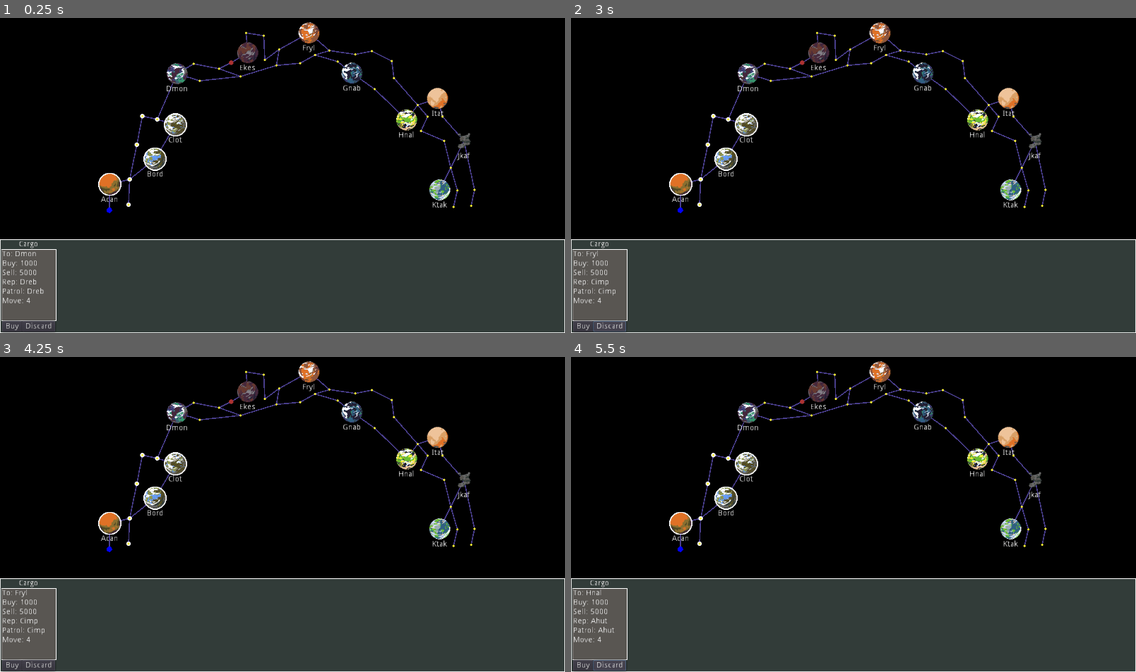
Above: before the commit, frames 1-4 (two rows, left to right).
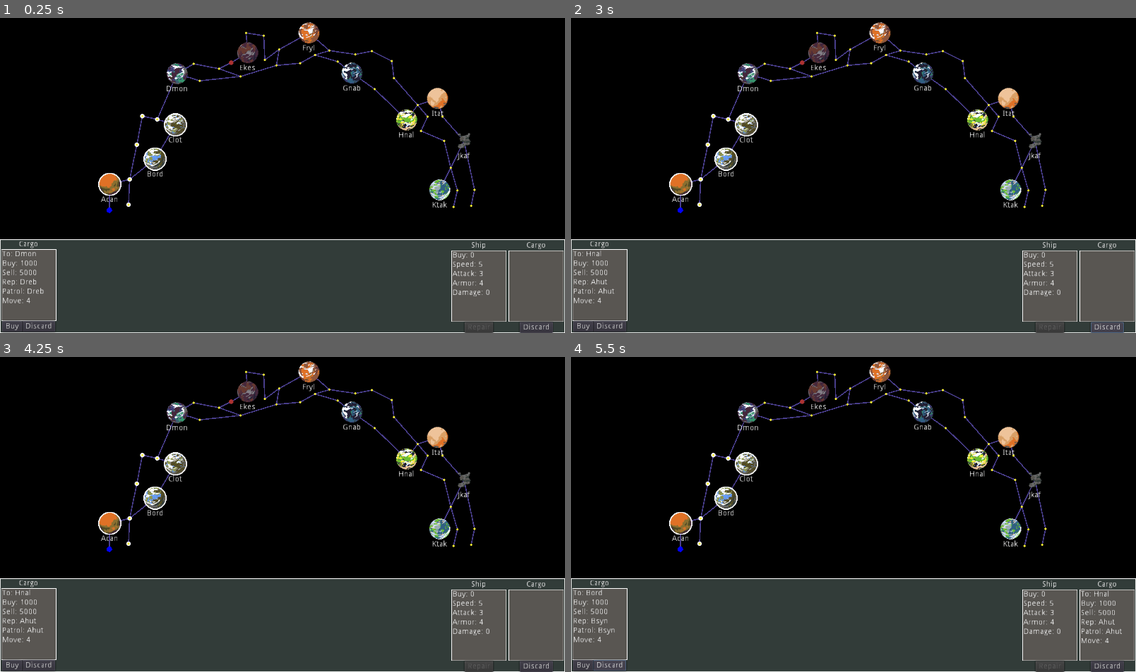
Above: after the commit, the same moments.

Repository: kosinaz/20-parsecs
Game: Godot game, scene res://scenes/ingame.tscn
The game is run twice, just before and just after one commit, with the same random seed, the same clock (stepped at 60 frames per second) and the same inputs.
Inputs (mouse positions are in pixels of both pictures, inside the frame that each line leads up to):
- Up to frame 1 (0.25 s): no input
- Up to frame 2 (3 s): click (678, 210) at 0.52 s; click "Buy" at 1.25 s; click "Discard" at 2 s; click "Discard" at 2.75 s
- Up to frame 3 (4.25 s): click (107, 549) at 3.52 s
- Up to frame 4 (5.5 s): click "Buy" at 4.25 s; click "Discard" at 5 s

The runs differ from the first frame. In frame 1, 4.5% of the frame differs, in the area x 79-100%, y 70-100%; in frame 2, 4.7%, in the area x 2-100%, y 70-100%; in frame 3, 4.6%; in frame 4, 4.6%.

Commit message:
further simplifications, ships, basic buy discard system

Diff:
--- a/20 Parsecs/project.godot
+++ b/20 Parsecs/project.godot
@@ -14,6 +14,11 @@
 "language": "GDScript",
 "path": "res://scenes/cargos.gd"
 }, {
+"base": "Node",
+"class": "Ships",
+"language": "GDScript",
+"path": "res://scenes/ships.gd"
+}, {
 "base": "Node2D",
 "class": "Space",
 "language": "GDScript",
@@ -21,6 +26,7 @@
 } ]
 _global_script_class_icons={
 "Cargos": "",
+"Ships": "",
 "Space": ""
 }
 
--- a/20 Parsecs/scenes/cargo.gd
+++ b/20 Parsecs/scenes/cargo.gd
@@ -1,22 +1,19 @@
 extends MarginContainer
 
-var to = ""
-var buy = 0
-var sell = 0
-var rep = ""
-var patrol = ""
-var move = 0
+var _data = {}
 
 func setup(data):
-	to = data.to
-	buy = data.buy
-	sell = data.sell
-	rep = data.rep
-	patrol = data.patrol
-	move = data.move
-	$"%Label".text = "To: " + to + "\n"
-	$"%Label".text += "Buy: " + str(buy) + "\n"
-	$"%Label".text += "Sell: " + str(sell) + "\n"
-	$"%Label".text += "Rep: " + rep + "\n"
-	$"%Label".text += "Patrol: " + patrol + "\n"
-	$"%Label".text += "Move: " + str(move)
+	_data = data
+	$"%Label".text = "To: " + data.to + "\n"
+	$"%Label".text += "Buy: " + str(data.buy) + "\n"
+	$"%Label".text += "Sell: " + str(data.sell) + "\n"
+	$"%Label".text += "Rep: " + data.rep + "\n"
+	$"%Label".text += "Patrol: " + data.patrol + "\n"
+	$"%Label".text += "Move: " + str(data.move)
+
+func get_data():
+	return _data
+
+func clear():
+	_data = {}
+	$"%Label".text = ""
--- a/20 Parsecs/scenes/ingame.gd
+++ b/20 Parsecs/scenes/ingame.gd
@@ -18,7 +18,8 @@
 	market_cargos.append_array(Cargos.new().deck)
 	randomize()
 	market_cargos.shuffle()
-	$"%Cargo".setup(market_cargos[0])
+	$"%MarketCargo".setup(market_cargos[0])
+	$"%Ship".setup(Ships.new().deck[0])
 
 func _draw():
 	for id in range(1, astar.get_point_count() + 1):
@@ -26,9 +27,14 @@
 			draw_line(astar.get_point_position(id), astar.get_point_position(next_id), Color.darkslateblue, 2)
 
 func _on_market_cargo_buy_pressed():
+	$"%ShipCargo".setup(market_cargos[0])
 	market_cargos.pop_front()
-	$"%Cargo".setup(market_cargos[0])
+	$"%MarketCargo".setup(market_cargos[0])
 
 func _on_market_cargo_discard_pressed():
 	market_cargos.append(market_cargos.pop_front())
-	$"%Cargo".setup(market_cargos[0])
+	$"%MarketCargo".setup(market_cargos[0])
+
+func _on_ship_cargo_discard_pressed():
+	market_cargos.append($"%ShipCargo".get_data())
+	$"%ShipCargo".clear()
--- a/20 Parsecs/scenes/ingame.tscn
+++ b/20 Parsecs/scenes/ingame.tscn
@@ -29,6 +29,7 @@
 [ext_resource path="res://images/maelstrom-off.png" type="Texture" id=27]
 [ext_resource path="res://images/maelstrom-on.png" type="Texture" id=28]
 [ext_resource path="res://images/hud.png" type="Texture" id=29]
+[ext_resource path="res://scenes/ship.tscn" type="PackedScene" id=30]
 
 [node name="Map" type="Node2D"]
 script = ExtResource( 3 )
@@ -411,7 +412,7 @@
 margin_right = 100.0
 margin_bottom = 148.0
 
-[node name="Cargo" parent="CanvasLayer/Market/HBoxContainer/VBoxContainer/MarginContainer2" instance=ExtResource( 4 )]
+[node name="MarketCargo" parent="CanvasLayer/Market/HBoxContainer/VBoxContainer/MarginContainer2" instance=ExtResource( 4 )]
 unique_name_in_owner = true
 margin_right = 100.0
 margin_bottom = 130.0
@@ -435,8 +436,114 @@
 margin_bottom = 20.0
 text = "Discard"
 
+[node name="Ship" type="MarginContainer" parent="CanvasLayer"]
+anchor_left = 1.0
+anchor_top = 1.0
+anchor_right = 1.0
+anchor_bottom = 1.0
+margin_left = -208.0
+margin_top = -168.0
+custom_constants/margin_right = 2
+custom_constants/margin_left = 2
+
+[node name="HBoxContainer" type="HBoxContainer" parent="CanvasLayer/Ship"]
+margin_left = 2.0
+margin_right = 206.0
+margin_bottom = 168.0
+
+[node name="VBoxContainer" type="VBoxContainer" parent="CanvasLayer/Ship/HBoxContainer"]
+margin_right = 100.0
+margin_bottom = 168.0
+custom_constants/separation = 0
+
+[node name="MarginContainer" type="MarginContainer" parent="CanvasLayer/Ship/HBoxContainer/VBoxContainer"]
+margin_right = 100.0
+margin_bottom = 18.0
+custom_constants/margin_right = 2
+custom_constants/margin_top = 2
+custom_constants/margin_left = 2
+custom_constants/margin_bottom = 2
+
+[node name="Label" type="Label" parent="CanvasLayer/Ship/HBoxContainer/VBoxContainer/MarginContainer"]
+margin_left = 2.0
+margin_top = 2.0
+margin_right = 98.0
+margin_bottom = 16.0
+text = "Ship"
+align = 1
+
+[node name="MarginContainer2" type="MarginContainer" parent="CanvasLayer/Ship/HBoxContainer/VBoxContainer"]
+margin_top = 18.0
+margin_right = 100.0
+margin_bottom = 148.0
+
+[node name="Ship" parent="CanvasLayer/Ship/HBoxContainer/VBoxContainer/MarginContainer2" instance=ExtResource( 30 )]
+unique_name_in_owner = true
+margin_right = 100.0
+margin_bottom = 130.0
+
+[node name="HBoxContainer" type="HBoxContainer" parent="CanvasLayer/Ship/HBoxContainer/VBoxContainer"]
+margin_top = 148.0
+margin_right = 100.0
+margin_bottom = 168.0
+custom_constants/separation = 0
+alignment = 1
+
+[node name="ShipRepair" type="Button" parent="CanvasLayer/Ship/HBoxContainer/VBoxContainer/HBoxContainer"]
+margin_left = 24.0
+margin_right = 76.0
+margin_bottom = 20.0
+disabled = true
+text = "Repair"
+
+[node name="VBoxContainer2" type="VBoxContainer" parent="CanvasLayer/Ship/HBoxContainer"]
+margin_left = 104.0
+margin_right = 204.0
+margin_bottom = 168.0
+custom_constants/separation = 0
+
+[node name="MarginContainer" type="MarginContainer" parent="CanvasLayer/Ship/HBoxContainer/VBoxContainer2"]
+margin_right = 100.0
+margin_bottom = 18.0
+custom_constants/margin_right = 2
+custom_constants/margin_top = 2
+custom_constants/margin_left = 2
+custom_constants/margin_bottom = 2
+
+[node name="Label" type="Label" parent="CanvasLayer/Ship/HBoxContainer/VBoxContainer2/MarginContainer"]
+margin_left = 2.0
+margin_top = 2.0
+margin_right = 98.0
+margin_bottom = 16.0
+text = "Cargo"
+align = 1
+
+[node name="MarginContainer2" type="MarginContainer" parent="CanvasLayer/Ship/HBoxContainer/VBoxContainer2"]
+margin_top = 18.0
+margin_right = 100.0
+margin_bottom = 148.0
+
+[node name="ShipCargo" parent="CanvasLayer/Ship/HBoxContainer/VBoxContainer2/MarginContainer2" instance=ExtResource( 4 )]
+unique_name_in_owner = true
+margin_right = 100.0
+margin_bottom = 130.0
+
+[node name="HBoxContainer" type="HBoxContainer" parent="CanvasLayer/Ship/HBoxContainer/VBoxContainer2"]
+margin_top = 148.0
+margin_right = 100.0
+margin_bottom = 168.0
+custom_constants/separation = 0
+alignment = 1
+
+[node name="ShipCargoDiscard" type="Button" parent="CanvasLayer/Ship/HBoxContainer/VBoxContainer2/HBoxContainer"]
+margin_left = 20.0
+margin_right = 80.0
+margin_bottom = 20.0
+text = "Discard"
+
 [connection signal="pressed" from="CanvasLayer/Market/HBoxContainer/VBoxContainer/HBoxContainer/MarketCargoBuy" to="." method="_on_market_cargo_buy_pressed"]
 [connection signal="pressed" from="CanvasLayer/Market/HBoxContainer/VBoxContainer/HBoxContainer/MarketCargoDiscard" to="." method="_on_market_cargo_discard_pressed"]
+[connection signal="pressed" from="CanvasLayer/Ship/HBoxContainer/VBoxContainer2/HBoxContainer/ShipCargoDiscard" to="." method="_on_ship_cargo_discard_pressed"]
 
 [editable path="Spaces/Space3"]
 [editable path="Spaces/Space5"]
--- a/20 Parsecs/scenes/player.gd
+++ b/20 Parsecs/scenes/player.gd
@@ -17,6 +17,5 @@
 	else:
 		get_node("../Spaces/Space13/Button").disabled = false
 
-
 func _draw():
 	draw_circle(Vector2(), 5, Color.blue)
--- /dev/null
+++ b/20 Parsecs/scenes/ship.gd
@@ -0,0 +1,15 @@
+extends MarginContainer
+
+var _data = {}
+var damage = 0
+
+func setup(data):
+	_data = data
+	$"%Label".text = "Buy: " + str(_data.buy) + "\n"
+	$"%Label".text += "Speed: " + str(_data.speed) + "\n"
+	$"%Label".text += "Attack: " + str(_data.attack) + "\n"
+	$"%Label".text += "Armor: " + str(_data.armor) + "\n"
+	$"%Label".text += "Damage: 0"
+
+func get_data():
+	return _data
--- /dev/null
+++ b/20 Parsecs/scenes/ship.tscn
@@ -0,0 +1,23 @@
+[gd_scene load_steps=3 format=2]
+
+[ext_resource path="res://scenes/ship.gd" type="Script" id=1]
+[ext_resource path="res://images/card.png" type="Texture" id=2]
+
+[node name="Ship" type="MarginContainer"]
+margin_right = 40.0
+margin_bottom = 40.0
+script = ExtResource( 1 )
+
+[node name="TextureRect" type="TextureRect" parent="."]
+margin_right = 100.0
+margin_bottom = 130.0
+texture = ExtResource( 2 )
+
+[node name="Label" type="Label" parent="TextureRect"]
+unique_name_in_owner = true
+anchor_right = 1.0
+anchor_bottom = 1.0
+margin_left = 2.0
+margin_top = 2.0
+margin_right = -2.0
+margin_bottom = -2.0
--- /dev/null
+++ b/20 Parsecs/scenes/ships.gd
@@ -0,0 +1,17 @@
+extends Node
+class_name Ships
+
+var deck = [
+	{
+		"buy": 0,
+		"speed": 5,
+		"attack": 3,
+		"armor": 4,
+	},
+	{
+		"buy": 0,
+		"speed": 6,
+		"attack": 2,
+		"armor": 3,
+	},
+]
Not shown: 1 places in 20 Parsecs/scenes/ingame.tscn that only renumber resources
